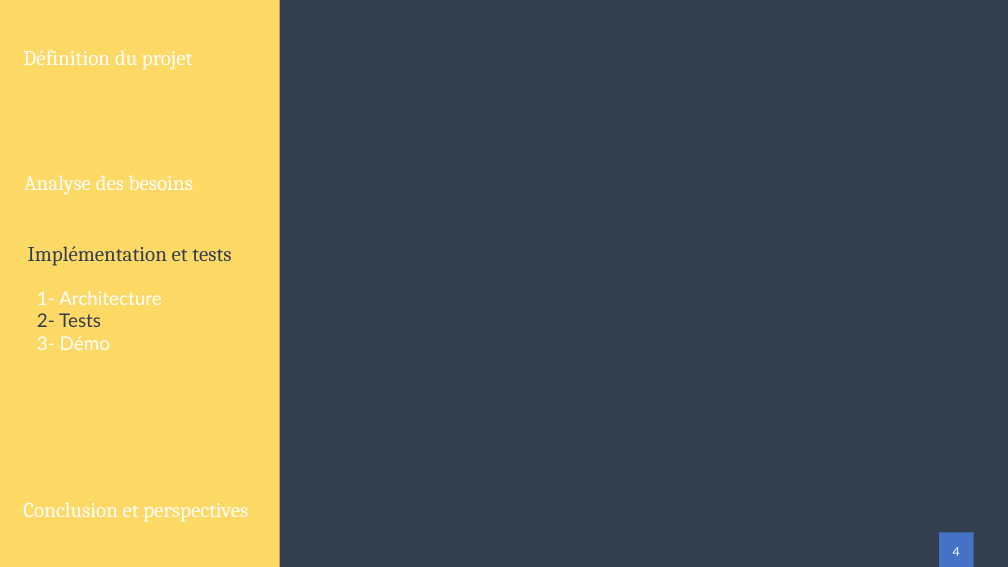
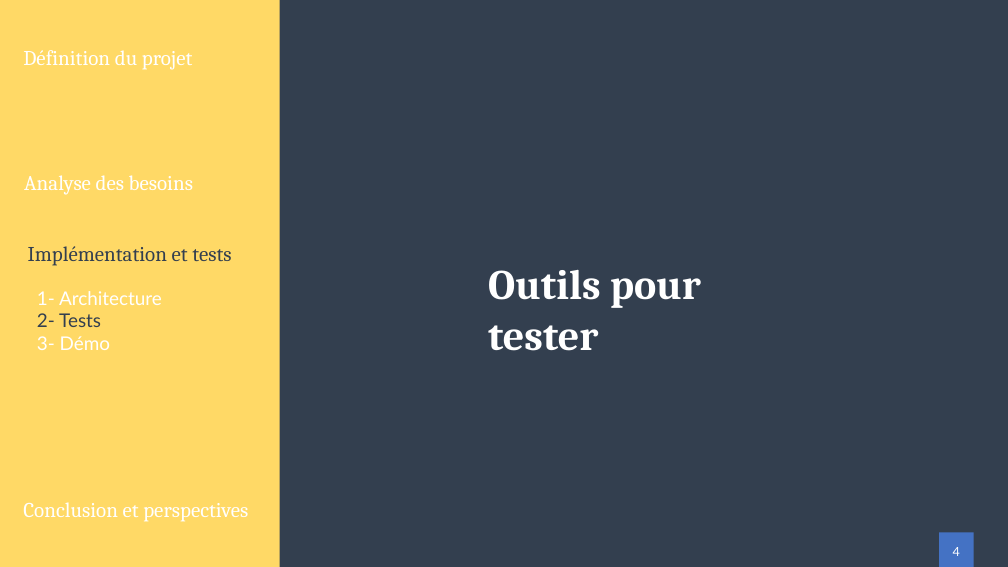
Before and after one commit to Zeuzif/thesis, a slide deck: slide 21 of presentation/Presentation.pptx. Drawn at 1008x567 pixels with LibreOffice and Linux fonts; fonts in the diff are those of the drawing. Boxes give left, top, right and bottom in pixels: in the first picture for what was removed or moved away, otherwise in the second. Text is boxed around its words. In the diff, an @@ line names an element or a change of style, - is before the commit and + after.

```diff
--- a/presentation/Presentation.pptx
+++ b/presentation/Presentation.pptx
@@ text added at box(488, 270, 701, 351), 40 pt, text #FFFFFF, bold @@
+Outils pour tester
```
Also in this commit, not shown: 2 other slides changed, 1 slide added, 2 other files.
